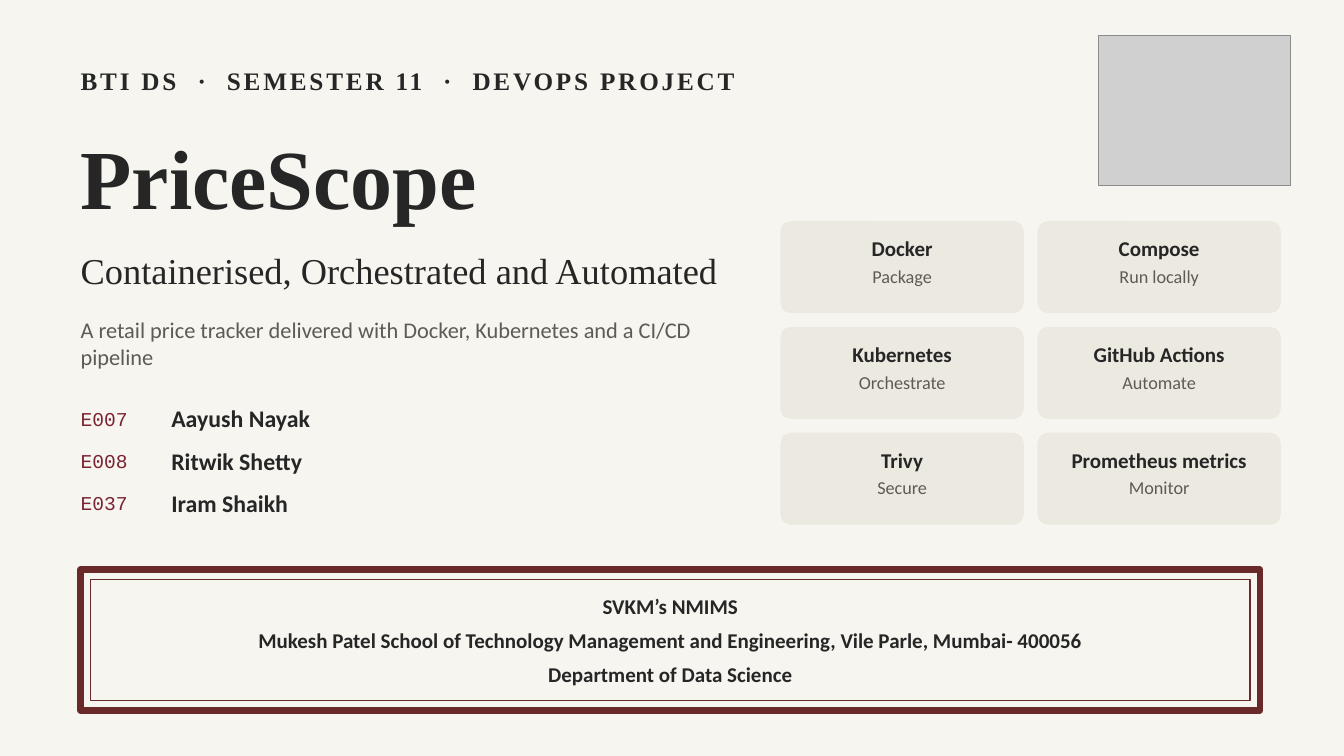
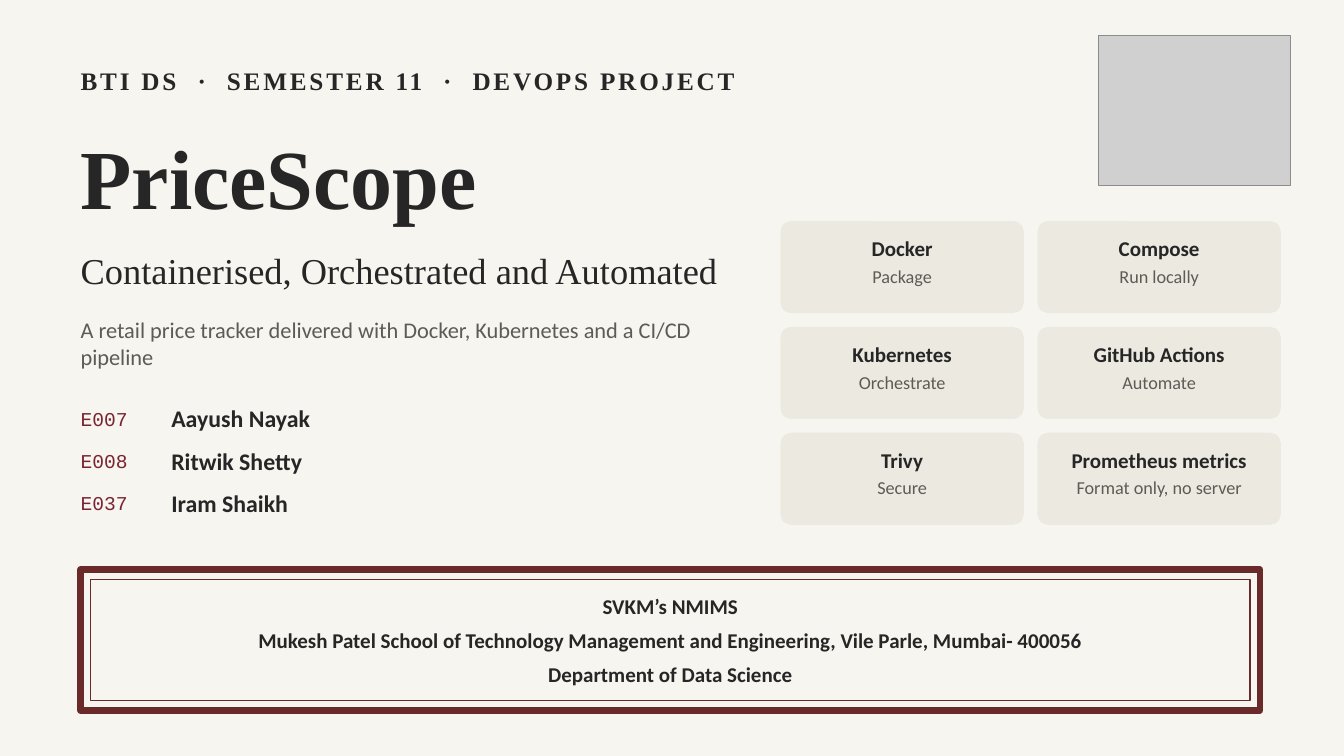
Before and after one commit to aayushhn123/Devops_Project_Sem_11, a slide deck: slide 1 of presentation/PriceScope_DevOps_Presentation.pptx. Drawn at 1344x756 pixels with LibreOffice and Linux fonts; fonts in the diff are those of the drawing; grey boxes stand for pictures. Boxes give left, top, right and bottom in pixels: in the first picture for what was removed or moved away, otherwise in the second. Text is boxed around its words. In the diff, an @@ line names an element or a change of style, - is before the commit and + after.

```diff
--- a/presentation/PriceScope_DevOps_Presentation.pptx
+++ b/presentation/PriceScope_DevOps_Presentation.pptx
@@ text at bbox=[1077, 481, 1242, 497]: text changed @@
-Monitor
+Format only, no server
```
Also in this commit, not shown: 3 other slides changed, 4 slides added, 11 other files.
